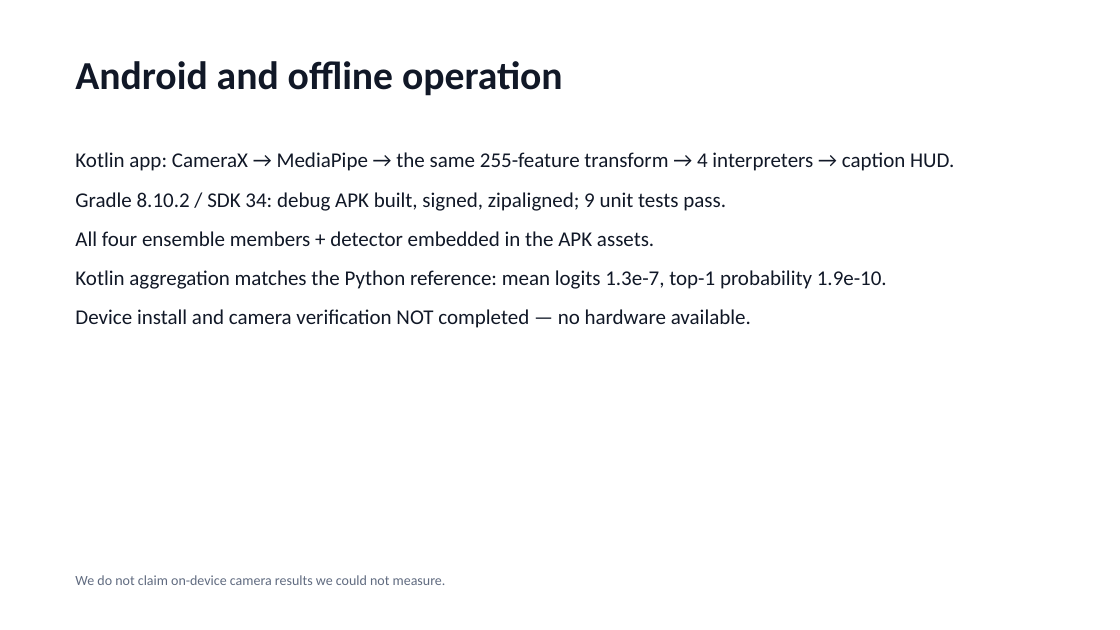
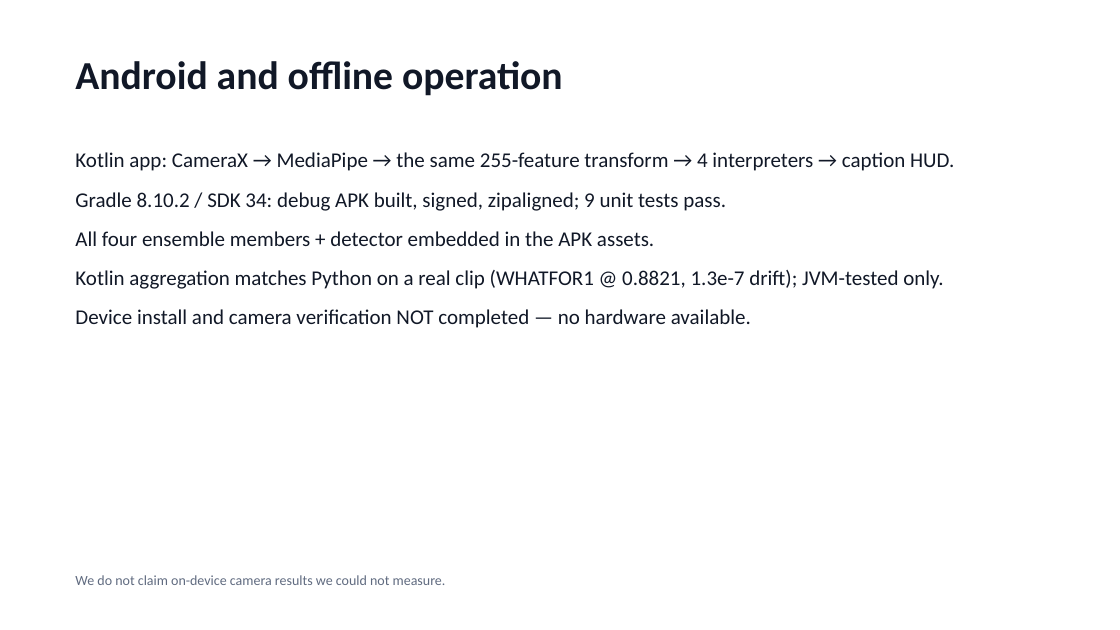
Before and after one commit to dev25bansal-ops/EchoGesture, a slide deck: slide 9 of docs/submission/EchoGesture_Submission.pptx. Drawn at 1120x630 pixels with LibreOffice and Linux fonts; fonts in the diff are those of the drawing. Boxes give left, top, right and bottom in pixels: in the first picture for what was removed or moved away, otherwise in the second. Text is boxed around its words. In the diff, an @@ line names an element or a change of style, - is before the commit and + after.

```diff
--- a/docs/submission/EchoGesture_Submission.pptx
+++ b/docs/submission/EchoGesture_Submission.pptx
@@ text at <box>75,270,943,289</box>: text changed @@
-Kotlin aggregation matches the Python reference: mean logits 1.3e-7, top-1 probability 1.9e-10.
+Kotlin aggregation matches Python on a real clip (WHATFOR1 @ 0.8821, 1.3e-7 drift); JVM-tested only.
```
Also in this commit, not shown: 5 other slides changed, 48 other files.
